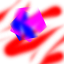
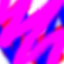
Revision of a layered 64 × 64 image; what changed, layer by layer:
added layer "both disabled" above "both vectorMask disabled" over left=0, top=0, right=64, bottom=64
added layer "both vectorMask disabled" above "both layerMask disabled" over left=0, top=0, right=64, bottom=64
added layer "both layerMask disabled" above "vectorMask disabled" over left=10, top=6, right=47, bottom=43
added layer "vectorMask disabled" above "layerMask disabled" over left=0, top=0, right=64, bottom=64
added layer "layerMask disabled" above "both" over left=0, top=0, right=64, bottom=64
